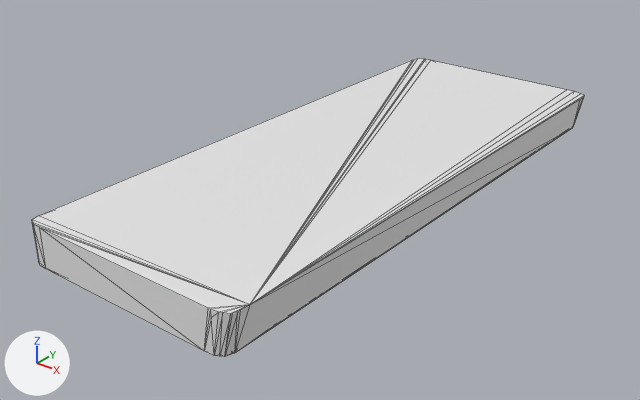
The OBJ model urdf/meshes/arch_hole_1/arch_hole_convex_coll_005.obj: old version first, new version second.
One viewpoint serves both versions: a 50 mm camera at (0.011, -0.0813, 0.061) aimed at (-0.0312, -0.0285, 0.0283). Lighting does not change. The marker at lower left points along +X, +Y and +Z. The first picture is the older version. Mesh edges are drawn as thin lines. Where no turn or scale is listed for an object, it has been applied to the vertices.

Objects in the first picture: 'arch_hole_convex_coll_005'.
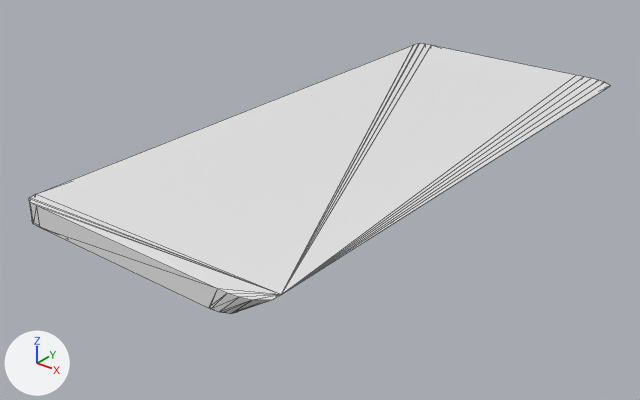
Commit message: modifications to arch hole geom

Where the change shows, as pixel boxes [x1, y1, x2, y2] in the pictures (640 x 400 px):
```json
{"object": "arch_hole_convex_coll_005", "change": "reshaped", "before": [32, 59, 584, 357], "after": [29, 44, 610, 313], "on screen": "10% shorter"}
```

The change, as JSON lines over the scene's bpy script:
```json
{"block": "me_arch_hole_convex_coll_005", "where": "# used by ob_arch_hole_convex_coll_005; location = (0.0, 0.0, 0.0)"}
{"op": "remove", "block": "me_arch_hole_convex_coll_005", "code": "me_arch_hole_convex_coll_005.from_pydata(...)  # 52 vertices, 100 faces; spans x -0.0404..-0.0206, y -0.0504..0.0004, z 0.0288..0.0322"}
{"op": "add", "block": "me_arch_hole_convex_coll_005", "code": "me_arch_hole_convex_coll_005.from_pydata(...)  # 57 vertices, 110 faces; spans x -0.0404..-0.018, y -0.0504..0.0004, z 0.0322..0.0339"}
{"block": "me_arch_hole_convex_coll_005", "change": "me_arch_hole_convex_coll_005 part 1"}
{"block": "me_arch_hole_convex_coll_005", "change": "20 vertices are removed from x -0.0404..-0.0212, y -0.0504..0.0004, z 0.0288..0.0316"}
{"block": "me_arch_hole_convex_coll_005", "change": "100 faces are deleted"}
{"block": "me_arch_hole_convex_coll_005", "change": "3 vertices in x -0.0396..-0.0388, y -0.0504..0.0004, z 0.0288 move by (0.0, 0.0, 0.0051)"}
{"block": "me_arch_hole_convex_coll_005", "change": "3 vertices move from x -0.0403..-0.0392, y -0.0003..0.0004, z 0.0288 to x -0.0402..-0.0395, y 0.0001..0.0004, z 0.0339"}
{"block": "me_arch_hole_convex_coll_005", "change": "25 vertices are added at x -0.0404..-0.018, y -0.0504..0.0004, z 0.0322..0.0339"}
{"block": "me_arch_hole_convex_coll_005", "change": "110 new faces join them"}
```
